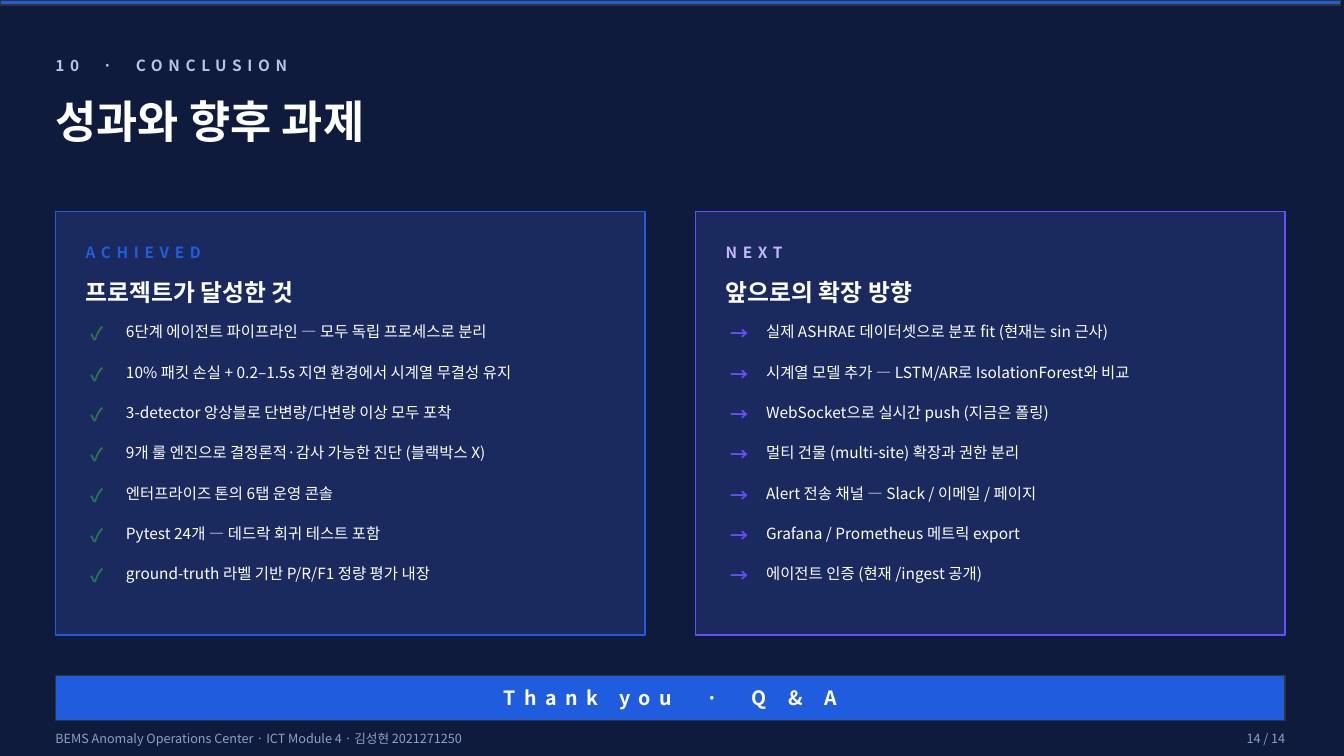
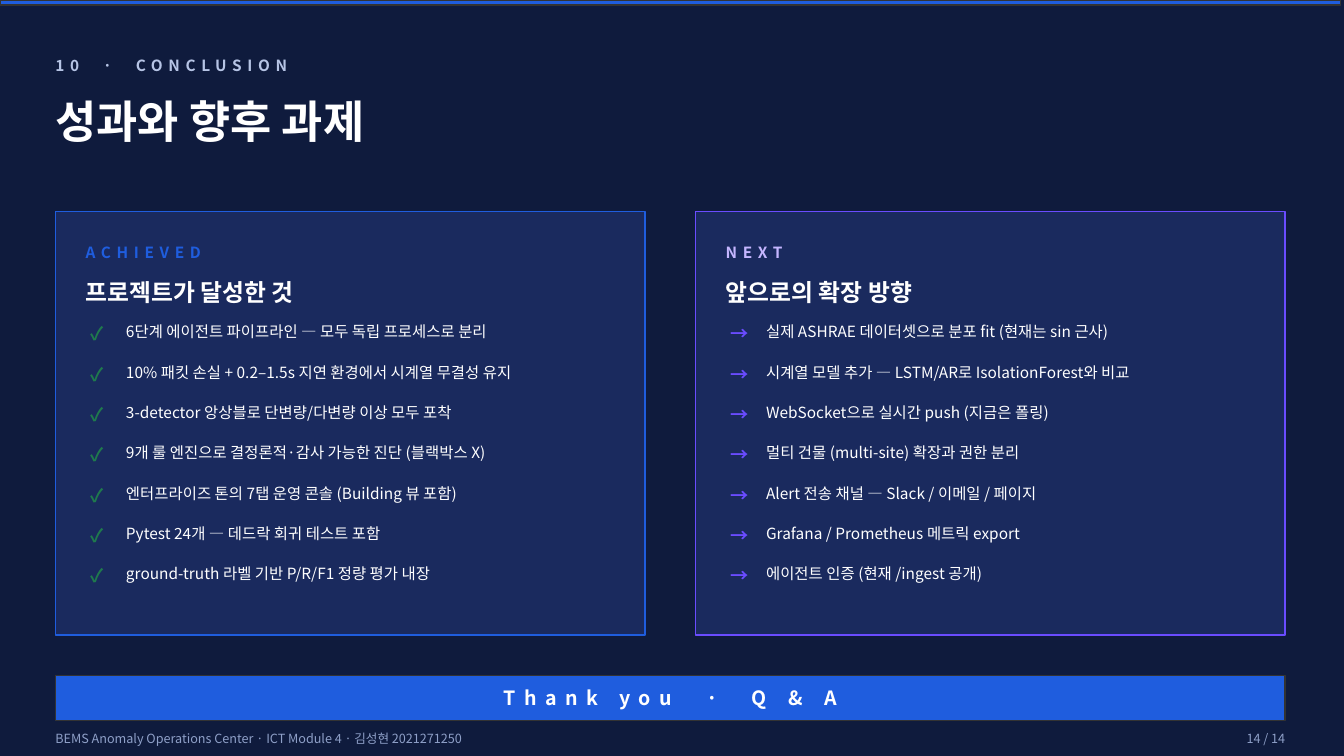
Before and after one commit to SungHyunC/BEMS-Anomaly-Operations-Center, a slide deck: slide 14 of BEMS_Presentation.pptx. Drawn at 1344x756 pixels with LibreOffice and Linux fonts; fonts in the diff are those of the drawing. Boxes give left, top, right and bottom in pixels: in the first picture for what was removed or moved away, otherwise in the second. Text is boxed around its words. In the diff, an @@ line names an element or a change of style, - is before the commit and + after.

```diff
--- a/BEMS_Presentation.pptx
+++ b/BEMS_Presentation.pptx
@@ text at <box>126,486,457,503</box>: text changed @@
-엔터프라이즈 톤의 6탭 운영 콘솔
+엔터프라이즈 톤의 7탭 운영 콘솔 (Building 뷰 포함)
```
Also in this commit, not shown: 4 other slides changed, 13 other files.
